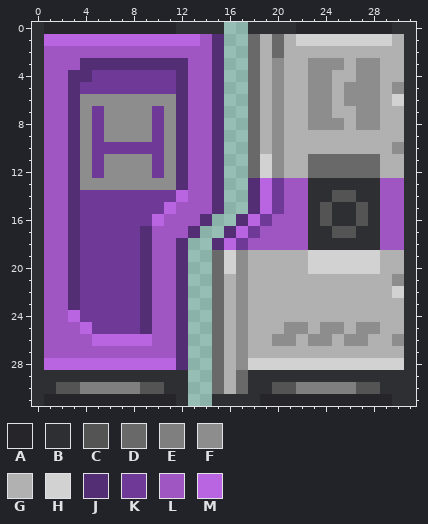
A pixel-art sprite gets an edit: Resources/Textures/Structures/Doors/Airlocks/Standard/science.rsi/assembly.png. Above, as it was before the edit.
The file is 32x32 pixels.
Palette (. is transparent): A #25252a  B #2e2f33  C #545454  D #696969  E #7f7f7f  F #8d8d8d  G #b1b1b1  H #d2d2d2  J #532e74  K #6f3998  L #9f56c3  M #b965e2
Pixels before, first column x 0:
 0 BAAAAAAAAAAABBBB..BBBBAAAAAAAABB
 1 BMMMMMMMMMMMMMLJ..DGDGHHHHHHHHGB
 2 BLLLLLLLLLLLLLLJ..DGDGGGGGGGGGGB
 3 BLLLJJJJJJJJJLLJ..DGFGGFFFGFFGGB
 4 BLLJJKKKKKKKJLLJ..DGFGGFFGGFFGGB
 5 BLLJKKKKKKKKJLLJ..DGFGGFFGFFFGFB
 6 BLLJFFFFFFFFJLLJ..DGFGGFFGFFFGHB
 7 BLLJFKFFFFKFJLLJ..DGFGGFFGGFFGGB
 8 BLLJFKFFFFKFJLLJ..DGFGGFFFGFFGGB
 9 BLLJFKFFFFKFJLLJ..DGFGGGGGGGGGGB
10 BLLJFKKKKKKFJLLJ..DGFGGGGGGGGGFB
11 BLLJFKFFFFKFJLLJ..DHFGGDDDDDDGGB
12 BLLJFKFFFFKFJLLJ..DHFGGDDDDDDGGB
13 BLLJFFFFFFFFJLLJ..JMKLLBBBBBBLLB
14 BLLJKKKKKKKKMLLJ..JMKLLBBCCBBLLB
15 BLLJKKKKKKKMLLLJ..JMKLLBCBBCBLLB
16 BLLJKKKKKKMLLLJ..JMKLLLBCBBCBLLB
17 BLLJKKKKKJLLLJ..JMKLLLLBBCCBBLLB
18 BLLJKKKKKJLLJ..JMKLLLLLBBBBBBLLB
19 BLLJKKKKKJLLJ..DHFGGGGGHHHHHHGGB
20 BLLJKKKKKJLLJ..DHFGGGGGHHHHHHGGB
21 BLLJKKKKKJLLJ..DGFGGGGGGGGGGGGFB
22 BLLJKKKKKJLLJ..DGFGGGGGGGGGGGGHB
23 BLLJKKKKKJLLJ..DGFGGGGGGGGGGGGGB
24 BLLMKKKKKJLLJ..DGFGGGGGGGGGGGGGB
25 BLLLMKKKKJLLJ..DGFGGGFFGFFGFFGGB
26 BLLLLMMMMMLLJ..DGFGGFFGFFGFFGGFB
27 BLLLLLLLLLLLJ..DGFGGGGGGGGGGGGGB
28 BMMMMMMMMMMMJ..DGFHHHHHHHHHHHHHB
29 BBBBBBBBBBBBB..DGDBBBBBBBBBBBBBB
30 BBCCEEEEECCBB..DGDBBCCEEEEECCBBB
31 BAAAAAAAAAAAB..BBBBAAAAAAAAAAABB
Now the later version:
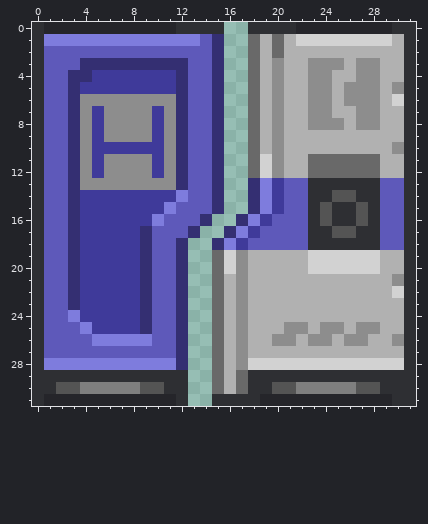
Changes in this commit:
{"colour":"J","old":"#532e74","new":"#342f72"}
{"colour":"K","old":"#6f3998","new":"#3f3a9a"}
{"colour":"L","old":"#9f56c3","new":"#5e59ba"}
{"colour":"M","old":"#b965e2","new":"#7e7cdd"}
{"label":"changed","picture_box":[44,34,308,370]}
{"label":"changed","picture_box":[380,178,404,250]}
